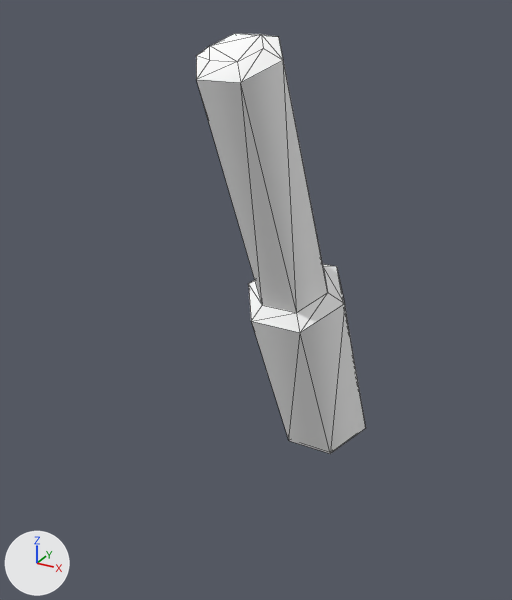
The OBJ model Assets/Art/Nova1492/GXConverted/Models/UnitParts/ArmWeapons/datan_common__02_RArm_f6928141.obj, before and after one commit.
The view is the same before and after, from a camera (50 mm lens) standing at (1.29, -3.1, 2.1) and looking at (-0.29, -0.22, 0.66). The lights are fixed; the arrows at lower left show +X, +Y and +Z. The picture after the commit comes second. Mesh edges are drawn as thin lines. Where no turn or scale is listed for an object, it has been applied to the vertices.

In view in the first picture: 'datan_common__02_RArm_f6928141'.
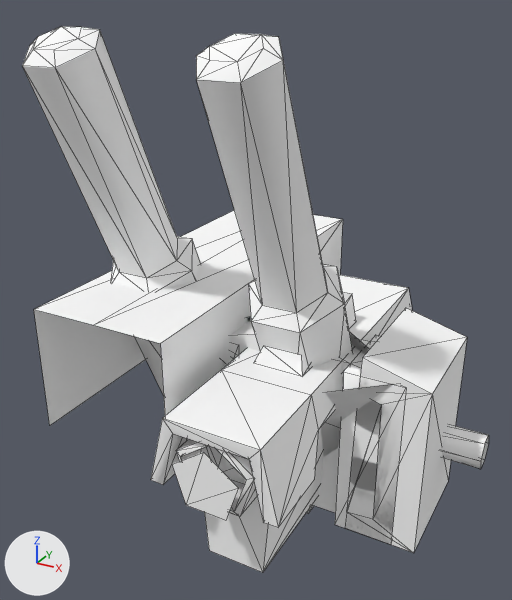
Pixel boxes [x1, y1, x2, y2] of what changed, in the pictures (512 x 600 px):
'datan_common__02_RArm_f6928141_mesh00', added: after [34, 210, 343, 425]
'datan_common__02_RArm_f6928141_mesh13', added: after [22, 26, 200, 395]
'datan_common__02_RArm_f6928141_mesh01', added: after [151, 274, 412, 528]
'datan_common__02_RArm_f6928141_mesh22', added: after [230, 308, 467, 553]
'datan_common__02_RArm_f6928141_mesh29', added: after [230, 335, 406, 545]
'datan_common__02_RArm_f6928141_mesh03', added: after [204, 428, 324, 572]
'datan_common__02_RArm_f6928141_mesh21', added: after [172, 452, 238, 520]
'datan_common__02_RArm_f6928141_mesh02', added: after [176, 439, 257, 517]
'datan_common__02_RArm_f6928141_mesh18', added (mostly hidden): after [222, 317, 393, 457]
'datan_common__02_RArm_f6928141_mesh04', added: after [442, 425, 489, 469]

Edits to the bpy script that builds the scene:
```text
Add me_datan_common__02_rarm_f6928141_mesh21:
    me_datan_common__02_rarm_f6928141_mesh21.from_pydata([(0.1, -1.182, 0.145), (0.16, -1.182, 0.329), (-0.093, -1.182, 0.144), (-0.153, -1.182, 0.328), (0.003, -1.182, 0.442)], [], [(0, 1, 2), (3, 2, 4), (2, 1, 4)])
    me_datan_common__02_rarm_f6928141_mesh21.materials.append(mat_datan_common__02_rarm_f6928141)  # white #ffffff
Add me_datan_common__02_rarm_f6928141_mesh18:
    me_datan_common__02_rarm_f6928141_mesh18.from_pydata([(0.576, -0.131, -0.05), (0.0, -0.381, -0.174), (-0.011, -0.657, 0.393), (0.565, -0.407, 0.516), (-0.576, -0.122, -0.068), (-0.587, -0.397, 0.499), (0.0, 0.175, 0.09), (-0.011, -0.1, 0.657)], [], [(0, 1, 2), (2, 3, 0), (1, 4, 5), (5, 2, 1), (6, 4, 7), (5, 7, 4), (0, 6, 3), (7, 3, 6)])
    me_datan_common__02_rarm_f6928141_mesh18.materials.append(mat_datan_common__02_rarm_f6928141)  # white #ffffff
Add me_datan_common__02_rarm_f6928141_mesh00:
    me_datan_common__02_rarm_f6928141_mesh00.from_pydata([(-0.32, 0.99, 0.75), (-0.32, 0.99, 0.11), (-0.68, 0.99, 0.75), (-1.04, 0.99, 0.75), (-1.04, 0.99, 0.11), (-1.04, -0.99, 0.11), (-1.04, -0.99, 0.75), (-0.68, -0.99, 0.75), (-0.32, -0.99, 0.75), (-0.32, -0.99, 0.11)], [], [(0, 1, 2), (2, 1, 3), (3, 1, 4), (5, 6, 4), (3, 4, 6), (3, 6, 2), (7, 2, 6), (8, 9, 0), (1, 0, 9), (2, 7, 0), (8, 0, 7)])
    me_datan_common__02_rarm_f6928141_mesh00.materials.append(mat_datan_common__02_rarm_f6928141)  # white #ffffff
Add ob_datan_common__02_rarm_f6928141_mesh29:
    ob_datan_common__02_rarm_f6928141_mesh29 = bpy.data.objects.new('datan_common__02_RArm_f6928141_mesh29', me_datan_common__02_rarm_f6928141_mesh29)  # 24 vertices, 34 faces; spans x -0.57..0.57, y -0.428..0.0, z -0.379..0.502; in mat_datan_common__02_rarm_f6928141 (white #ffffff)
    ob_datan_common__02_rarm_f6928141_mesh29.location = (0.0, 0.0, 0.0)
Add ob_datan_common__02_rarm_f6928141_mesh22:
    ob_datan_common__02_rarm_f6928141_mesh22 = bpy.data.objects.new('datan_common__02_RArm_f6928141_mesh22', me_datan_common__02_rarm_f6928141_mesh22)  # 30 vertices, 48 faces; spans x -0.468..0.684, y -0.428..0.191, z -0.379..0.595; in mat_datan_common__02_rarm_f6928141 (white #ffffff)
    ob_datan_common__02_rarm_f6928141_mesh22.location = (0.0, 0.0, 0.0)
Add ob_datan_common__02_rarm_f6928141_mesh21:
    ob_datan_common__02_rarm_f6928141_mesh21 = bpy.data.objects.new('datan_common__02_RArm_f6928141_mesh21', me_datan_common__02_rarm_f6928141_mesh21)
    ob_datan_common__02_rarm_f6928141_mesh21.location = (0.0, 0.0, 0.0)
Add ob_datan_common__02_rarm_f6928141_mesh18:
    ob_datan_common__02_rarm_f6928141_mesh18 = bpy.data.objects.new('datan_common__02_RArm_f6928141_mesh18', me_datan_common__02_rarm_f6928141_mesh18)
    ob_datan_common__02_rarm_f6928141_mesh18.location = (0.0, 0.0, 0.0)
Add ob_datan_common__02_rarm_f6928141_mesh13:
    ob_datan_common__02_rarm_f6928141_mesh13 = bpy.data.objects.new('datan_common__02_RArm_f6928141_mesh13', me_datan_common__02_rarm_f6928141_mesh13)  # 42 vertices, 72 faces; spans x -1.06..-0.57, y -1.0..0.23, z -0.23..1.96; in mat_datan_common__02_rarm_f6928141 (white #ffffff)
    ob_datan_common__02_rarm_f6928141_mesh13.location = (0.0, 0.0, 0.0)
Add ob_datan_common__02_rarm_f6928141_mesh04:
    ob_datan_common__02_rarm_f6928141_mesh04 = bpy.data.objects.new('datan_common__02_RArm_f6928141_mesh04', me_datan_common__02_rarm_f6928141_mesh04)  # 12 vertices, 12 faces; spans x 0.0..0.876, y -0.085..0.085, z -0.074..0.074; in mat_datan_common__02_rarm_f6928141 (white #ffffff)
    ob_datan_common__02_rarm_f6928141_mesh04.location = (0.0, 0.0, 0.0)
Add ob_datan_common__02_rarm_f6928141_mesh03:
    ob_datan_common__02_rarm_f6928141_mesh03 = bpy.data.objects.new('datan_common__02_RArm_f6928141_mesh03', me_datan_common__02_rarm_f6928141_mesh03)  # 22 vertices, 26 faces; spans x -0.21..0.21, y -0.95..0.68, z -0.5..0.47; in mat_datan_common__02_rarm_f6928141 (white #ffffff)
    ob_datan_common__02_rarm_f6928141_mesh03.location = (0.0, 0.0, 0.0)
Add ob_datan_common__02_rarm_f6928141_mesh02:
    ob_datan_common__02_rarm_f6928141_mesh02 = bpy.data.objects.new('datan_common__02_RArm_f6928141_mesh02', me_datan_common__02_rarm_f6928141_mesh02)  # 20 vertices, 31 faces; spans x -0.184..0.19, y -1.123..-0.947, z 0.118..0.474; in mat_datan_common__02_rarm_f6928141 (white #ffffff)
    ob_datan_common__02_rarm_f6928141_mesh02.location = (0.0, 0.0, 0.0)
Add ob_datan_common__02_rarm_f6928141_mesh01:
    ob_datan_common__02_rarm_f6928141_mesh01 = bpy.data.objects.new('datan_common__02_RArm_f6928141_mesh01', me_datan_common__02_rarm_f6928141_mesh01)  # 34 vertices, 40 faces; spans x -0.31..0.31, y -1.13..0.69, z 0.16..0.65; in mat_datan_common__02_rarm_f6928141 (white #ffffff)
    ob_datan_common__02_rarm_f6928141_mesh01.location = (0.0, 0.0, 0.0)
Add ob_datan_common__02_rarm_f6928141_mesh00:
    ob_datan_common__02_rarm_f6928141_mesh00 = bpy.data.objects.new('datan_common__02_RArm_f6928141_mesh00', me_datan_common__02_rarm_f6928141_mesh00)
    ob_datan_common__02_rarm_f6928141_mesh00.location = (0.0, 0.0, 0.0)
```
